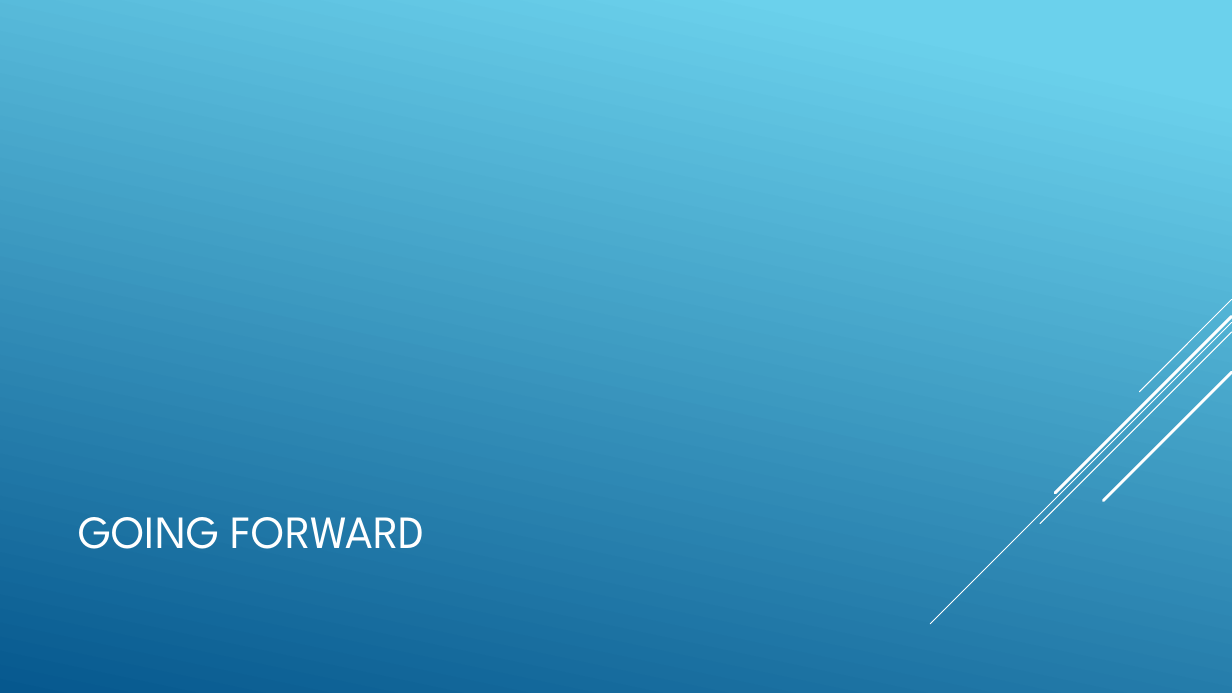
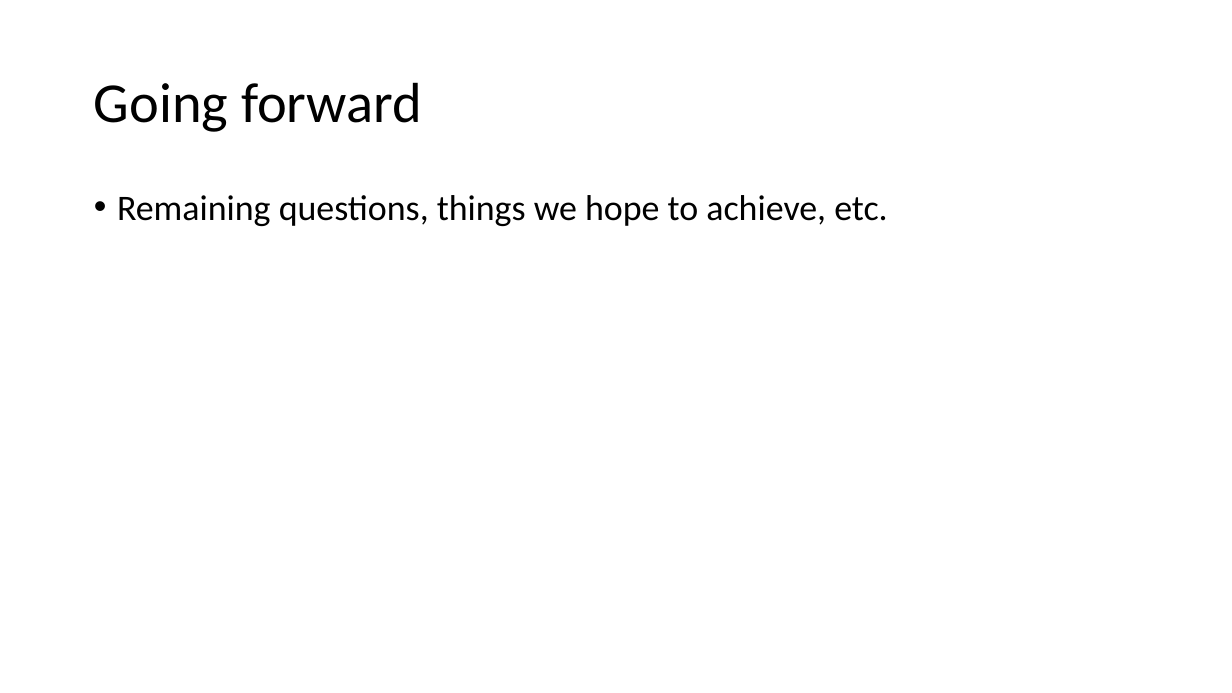
Before and after one commit to esaracin/compressive-sensing-cocktail-party-problem, a slide deck: slide 10 of slide/slides.pptx. Drawn at 1232x693 pixels with LibreOffice and Linux fonts; fonts in the diff are those of the drawing. Boxes give left, top, right and bottom in pixels: in the first picture for what was removed or moved away, otherwise in the second. Text is boxed around its words. In the diff, an @@ line names an element or a change of style, - is before the commit and + after.

```diff
--- a/slide/slides.pptx
+++ b/slide/slides.pptx
@@ background gradient #6ED2EB to #06588E to #FFFFFF @@
@@ title at [94, 82, 422, 132]: text changed; size 36 to 44 pt; font League Spartan to Calibri; text colour #FFFFFF to #000000 @@
-GOING FORWARD
+Going forward
@@ text added at [117, 195, 887, 226], 28 pt, text #000000 @@
+• Remaining questions, things we hope to achieve, etc.
@@ group removed at [931, 299, 1232, 624]: 5 lines @@
```
Also in this commit, not shown: 8 other slides changed, 1 slide added, 1 slide removed.
